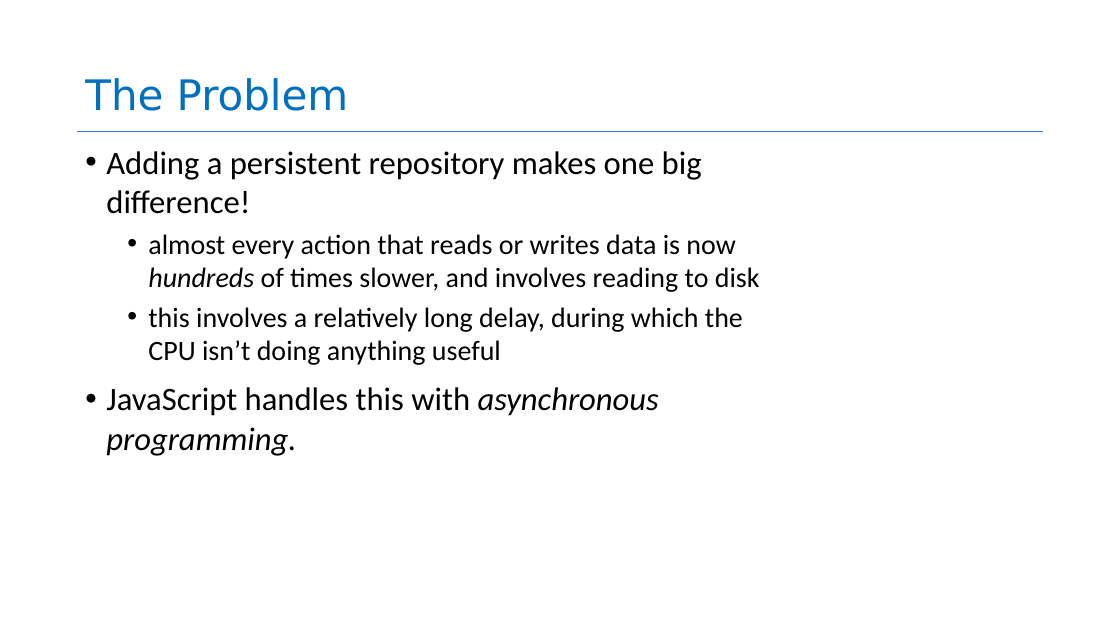
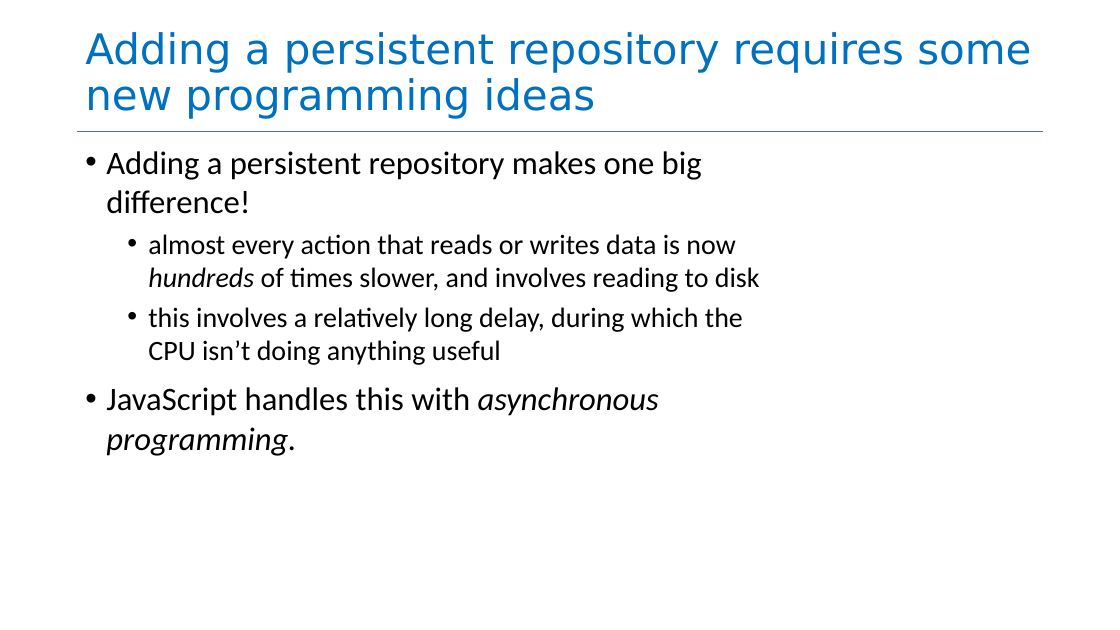
Before and after one commit to neu-se/CS4530-Fall-2026, a slide deck: slide 22 of Slides/Module 04 Web Application Architecture.pptx (slide 25 before the commit). Drawn at 1120x630 pixels with LibreOffice and Linux fonts; fonts in the diff are those of the drawing. Boxes give left, top, right and bottom in pixels: in the first picture for what was removed or moved away, otherwise in the second. Text is boxed around its words. In the diff, an @@ line names an element or a change of style, - is before the commit and + after.

```diff
--- a/Slides/Module 04 Web Application Architecture.pptx
+++ b/Slides/Module 04 Web Application Architecture.pptx
@@ title at (x1=85, y1=32, x2=1031, y2=119): text changed @@
-The Problem
+Adding a persistent repository requires some new programming ideas
```
Also in this commit, not shown: 13 other slides changed, 3 slides added, 23 slides removed, 1 other file.
